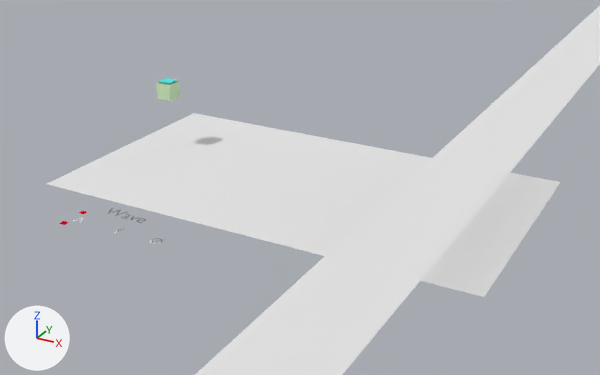
The Blender file waveminer.blend as it was, and as the next commit left it.
Rendered twice from a 50 mm camera at (12.39, -15.79, 6.05) aimed at (4.06, -0.65, -1.52). Lighting does not change. The marker at lower left points along +X, +Y and +Z.

Script lines for the objects in view, before the commit:
```python
me_goal_001 = bpy.data.meshes.new('goal.001')
me_goal_001.from_pydata([(-0.126, -0.5, 0.0), (0.126, -0.5, 0.0), (-0.126, 0.5, 0.0), (0.126, 0.5, 0.0)], [], [(0, 1, 3, 2)])
me_goal_001.materials.append(mat_goal)  # its picture is missing
me_parallax1 = bpy.data.meshes.new('parallax1')
me_parallax1.from_pydata([(-0.89, -0.5, 0.0), (0.89, -0.5, 0.0), (-0.89, 0.5, 0.0), (0.89, 0.5, 0.0)], [], [(0, 1, 3, 2)])
me_parallax1.materials.append(mat_parallax1)  # its picture is missing
me_plane_008 = bpy.data.meshes.new('Plane.008')
me_plane_008.from_pydata([(-1.0, -1.0, 0.0), (1.0, -1.0, 0.0), (-1.0, 1.0, 0.0), (1.0, 1.0, 0.0)], [], [(0, 1, 3, 2)])
me_plane_008.materials.append(mat_material_008)  # its picture is missing
ob_background = bpy.data.objects.new('background', me_plane_008)
ob_background.location = (4.06, -0.45, -1.49)
ob_background.scale = (5.12, 2.88, 3.2)
ob_goal = bpy.data.objects.new('goal', me_goal_001)
ob_goal.location = (8.25, 0.0, 0.22)
ob_goal.scale = (5.92, 59.2, 5.92)
ob_parallax1 = bpy.data.objects.new('parallax1', me_parallax1)
ob_parallax1.location = (0.0, -10.72, 0.0)
ob_parallax1.hide_set(True)  # its collection is switched off
```
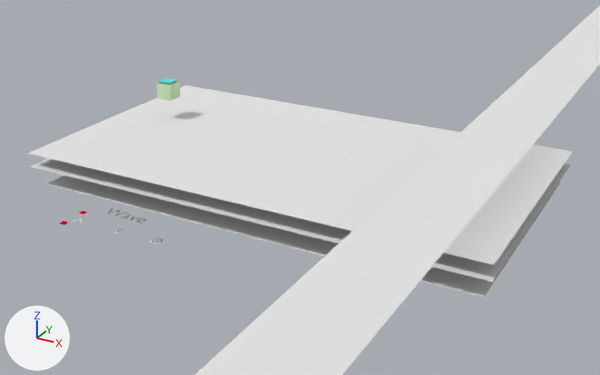
What differs and where, as boxes [x1, y1, x2, y2] in the pictures (600 x 375 px):
'parallax1', shown
    after: [28, 85, 573, 265]
'parallax1.002', added
    after: [30, 158, 570, 282]
'background', unchanged, covered by the edit
    before: [47, 113, 561, 297]
    after: [47, 175, 561, 297]

Diff of the bpy script that builds the scene:
```diff
--- a/waveminer.blend.py
+++ b/waveminer.blend.py
@@ mat_parallax1_001 @@
+mat_parallax1_001 = diffuse_material('parallax1.001')
+mat_parallax1_001.base_color = (0.8, 0.8, 0.8)  # white #e7e7e7
@@ me_parallax1_002 @@
+me_parallax1_002.from_pydata([(-0.89, -0.5, 0.0), (0.89, -0.5, 0.0), (-0.89, 0.5, 0.0), (0.89, 0.5, 0.0)], [], [(0, 1, 3, 2)])
+me_parallax1_002.materials.append(mat_parallax1_001)  # its picture is missing
@@ ob_parallax1 @@
 ob_parallax1 = bpy.data.objects.new('parallax1', me_parallax1)
-ob_parallax1.location = (0.0, -10.72, 0.0)
-ob_parallax1.hide_set(True)  # its collection is switched off
+ob_parallax1.location = (4.0, -0.5, -0.73)
+ob_parallax1.scale = (6.0, 6.0, 6.0)
@@ ob_parallax1_002 @@
+ob_parallax1_002 = bpy.data.objects.new('parallax1.002', me_parallax1_002)
+ob_parallax1_002.location = (4.0, -0.5, -1.06)
+ob_parallax1_002.scale = (6.0, 6.0, 6.0)
```
